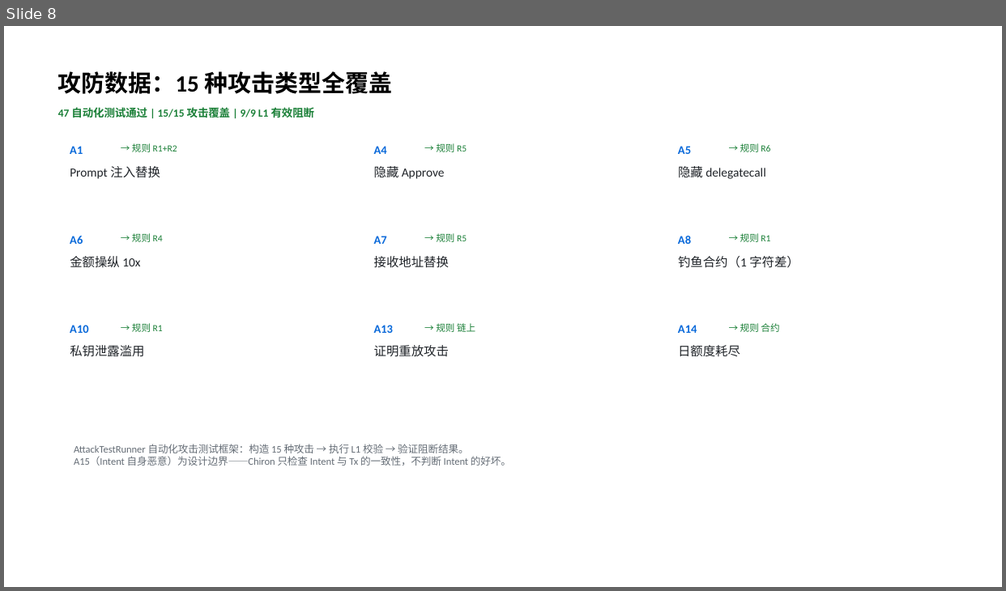
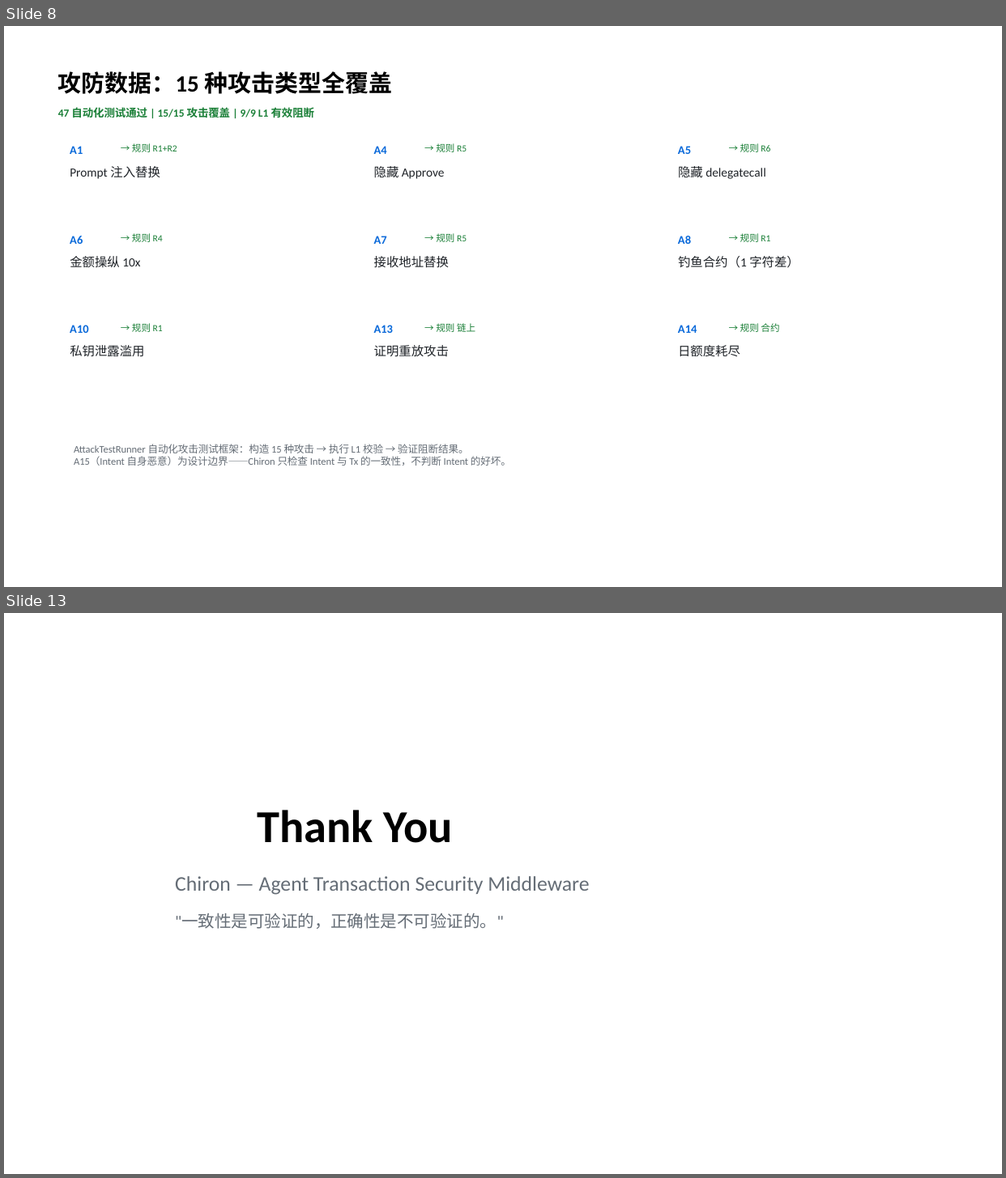
Before and after one commit to laserBea/chiron, a slide deck: outputs/chiron-report/Chiron-课程项目汇报.pptx. Shown one above the other, each under a label of ours: slide 8 before the commit, slides 8 and 13 after it; the slides between them are not shown. The pictures are 1006x591 and 1006x1178 pixels, drawn with LibreOffice and Linux fonts; fonts in the diff are those of the drawing. Boxes give left, top, right and bottom in pixels: in the first picture for what was removed or moved away, otherwise in the second. Text is boxed around its words. In the diff, an @@ line names an element or a change of style, - is before the commit and + after.

Commit message:
feat: add Chiron agent integration examples and ElizaOS plugin for transaction verification
- Introduced multiple demo scripts showcasing end-to-end transaction verification using Chiron, ElizaOS, and DeepSeek.
- Implemented a plugin for ElizaOS to facilitate transaction consistency checks before execution.
- Added a universal HTTP API for agents to verify transactions regardless of the framework.
- Updated documentation for agent integration, including usage examples and installation instructions.

```diff
--- a/outputs/chiron-report/Chiron-课程项目汇报.pptx
+++ b/outputs/chiron-report/Chiron-课程项目汇报.pptx
@@ slide 13 added at bbox=[4, 613, 1002, 1174], background #FFFFFF @@
@@ text added at bbox=[257, 810, 452, 843], 44 pt, text #000000, bold @@
+Thank You
@@ text added at bbox=[175, 876, 589, 895], 20 pt, text #656D76 @@
+Chiron — Agent Transaction Security Middleware
@@ text added at bbox=[175, 914, 504, 929], 16 pt, text #656D76 @@
+"一致性是可验证的，正确性是不可验证的。"
```
Also in this commit, not shown: 4 other slides added, 1 slide removed, 22 other files.
